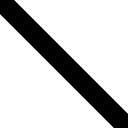
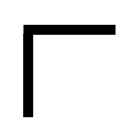
Layer changes from the first 128px x 128px image to the second:
added layer "Forme 2" above "Forme 3" over bbox(23, 34, 34, 118)
added layer "Forme 3" above "Forme 1" over bbox(23, 24, 116, 35)
hid "Forme 1" (1st of 2) over bbox(0, 0, 128, 128)
